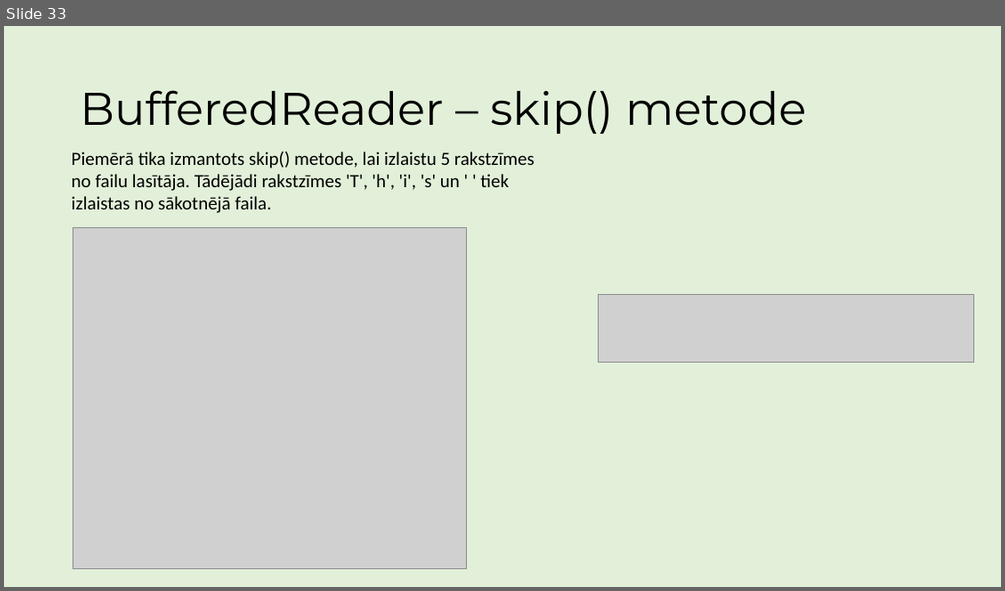
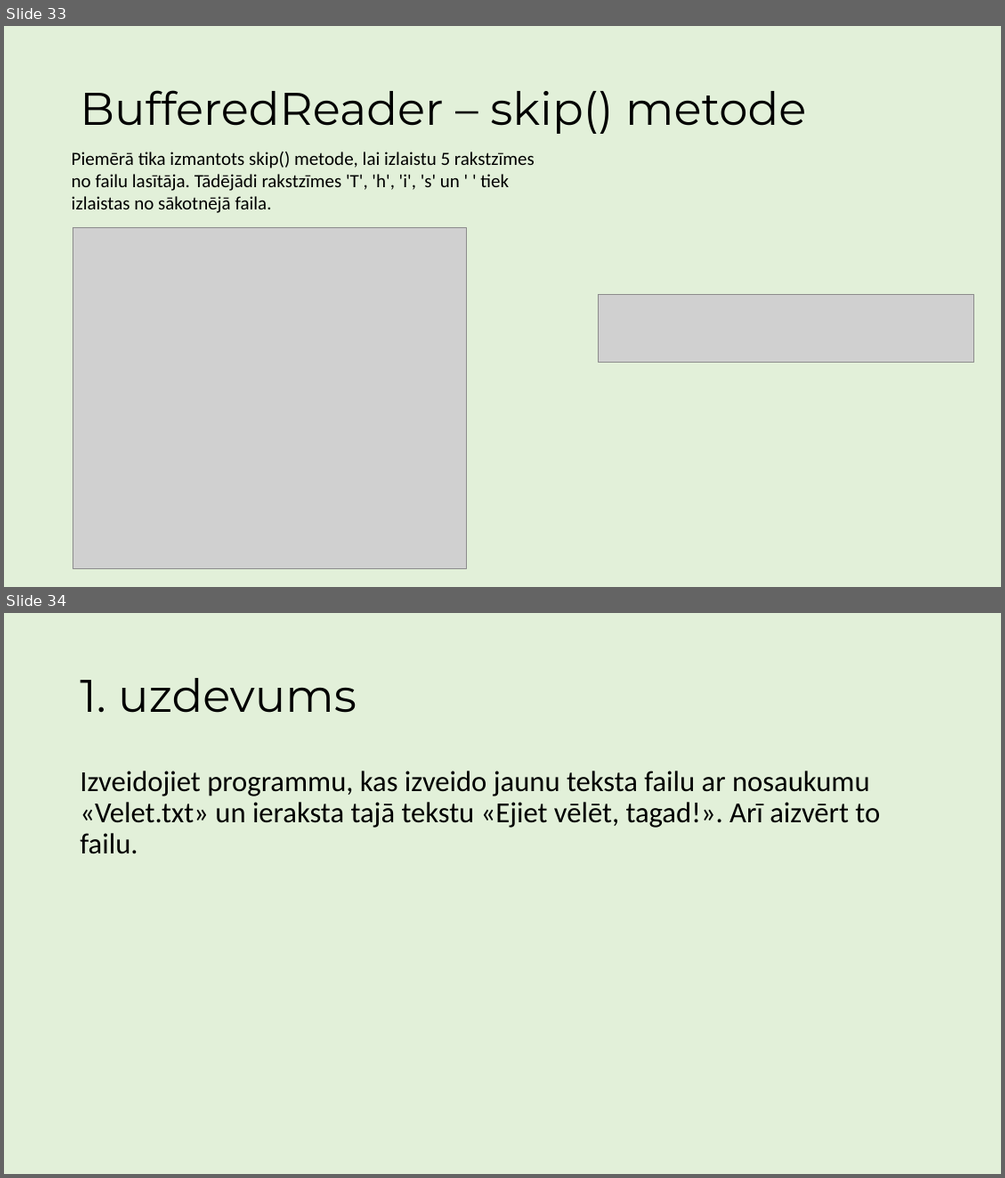
Before and after one commit to ricciss/TekstaDatnes, a slide deck: MacibuMaterials.pptx. Shown one above the other, each under a label of ours: slide 33 before the commit, slides 33 and 34 after it. The pictures are 1005x591 and 1005x1178 pixels, drawn with LibreOffice and Linux fonts; fonts in the diff are those of the drawing; grey boxes stand for pictures. Boxes give left, top, right and bottom in pixels: in the first picture for what was removed or moved away, otherwise in the second. Text is boxed around its words. In the diff, an @@ line names an element or a change of style, - is before the commit and + after.

```diff
--- a/MacibuMaterials.pptx
+++ b/MacibuMaterials.pptx
@@ slide 34 added at [4, 613, 1001, 1174], background #E2F0D9 @@
@@ title added at [80, 678, 356, 713], 44 pt, text #000000 @@
+1. uzdevums
@@ text added at [80, 771, 880, 854], 28 pt, text #000000 @@
+Izveidojiet programmu, kas izveido jaunu teksta failu ar nosaukumu «Velet.txt» un ieraksta tajā tekstu «Ejiet vēlēt, tagad!». Arī aizvērt to failu.
```
Also in this commit, not shown: 6 other slides added.
